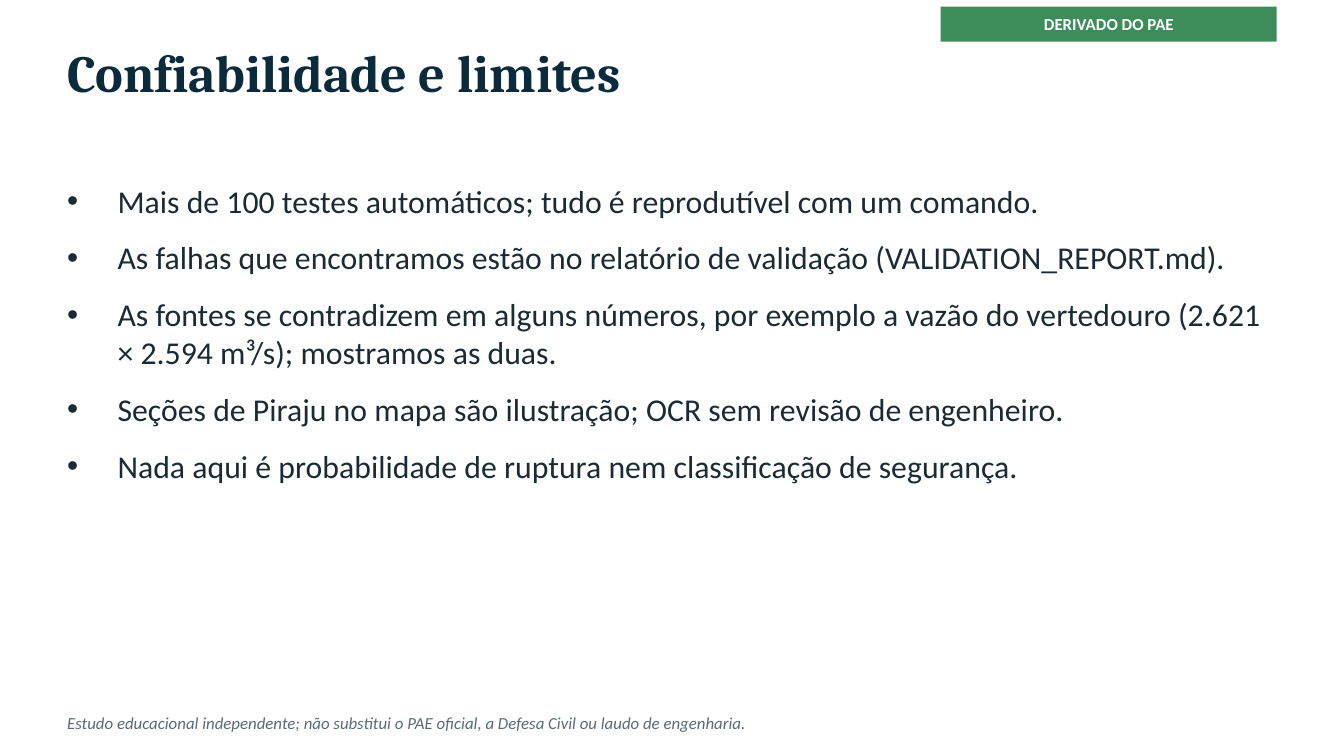
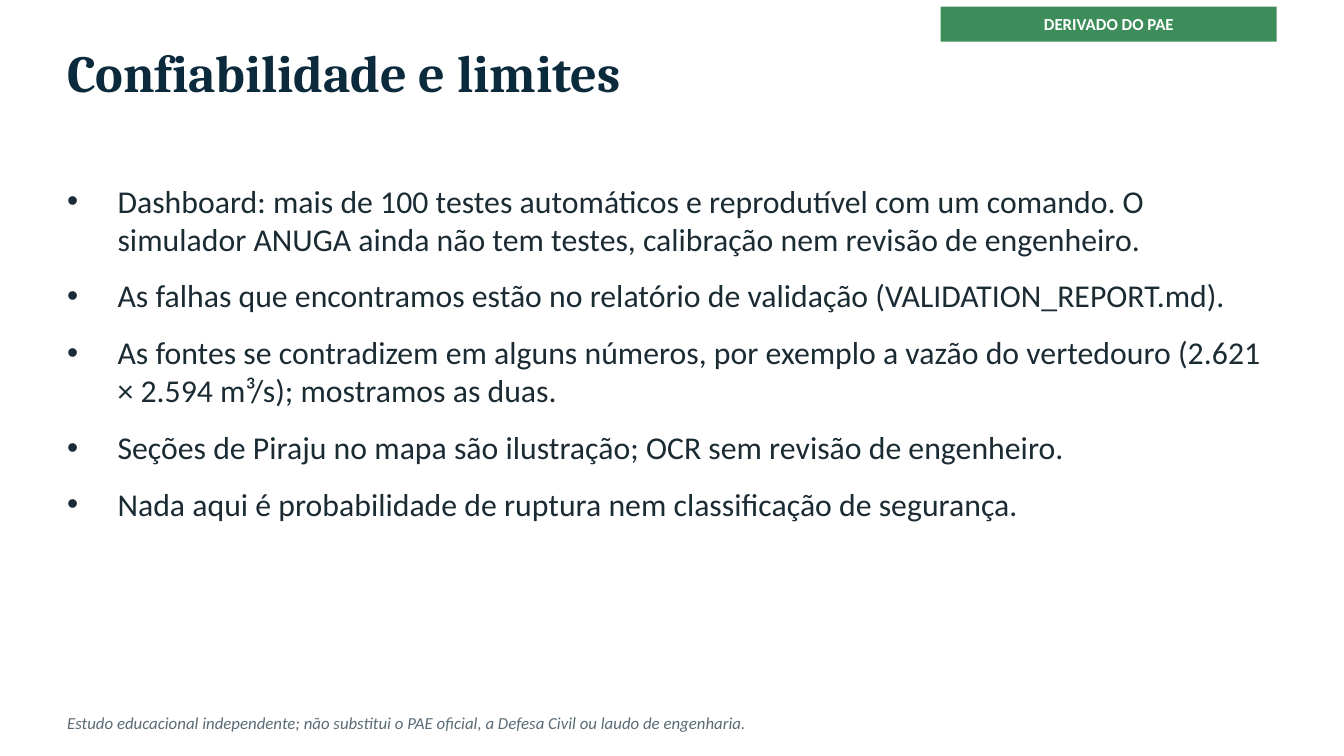
Before and after one commit to RenanCOliveira93/Jurumirim-Flood_Explorer, a slide deck: slide 17 of docs/apresentacao/Jurumirim_Flood_Explorer.pptx (slide 15 before the commit). Drawn at 1344x756 pixels with LibreOffice and Linux fonts; fonts in the diff are those of the drawing. Boxes give left, top, right and bottom in pixels: in the first picture for what was removed or moved away, otherwise in the second. Text is boxed around its words. In the diff, an @@ line names an element or a change of style, - is before the commit and + after.

```diff
--- a/docs/apresentacao/Jurumirim_Flood_Explorer.pptx
+++ b/docs/apresentacao/Jurumirim_Flood_Explorer.pptx
@@ text at <box>118,191,1144,257</box>: text changed @@
-• Mais de 100 testes automáticos; tudo é reprodutível com um comando.
+• Dashboard: mais de 100 testes automáticos e reprodutível com um comando. O simulador ANUGA ainda não tem testes, calibração nem revisão de engenheiro.
```
Also in this commit, not shown: 2 slides added, 10 other files.
